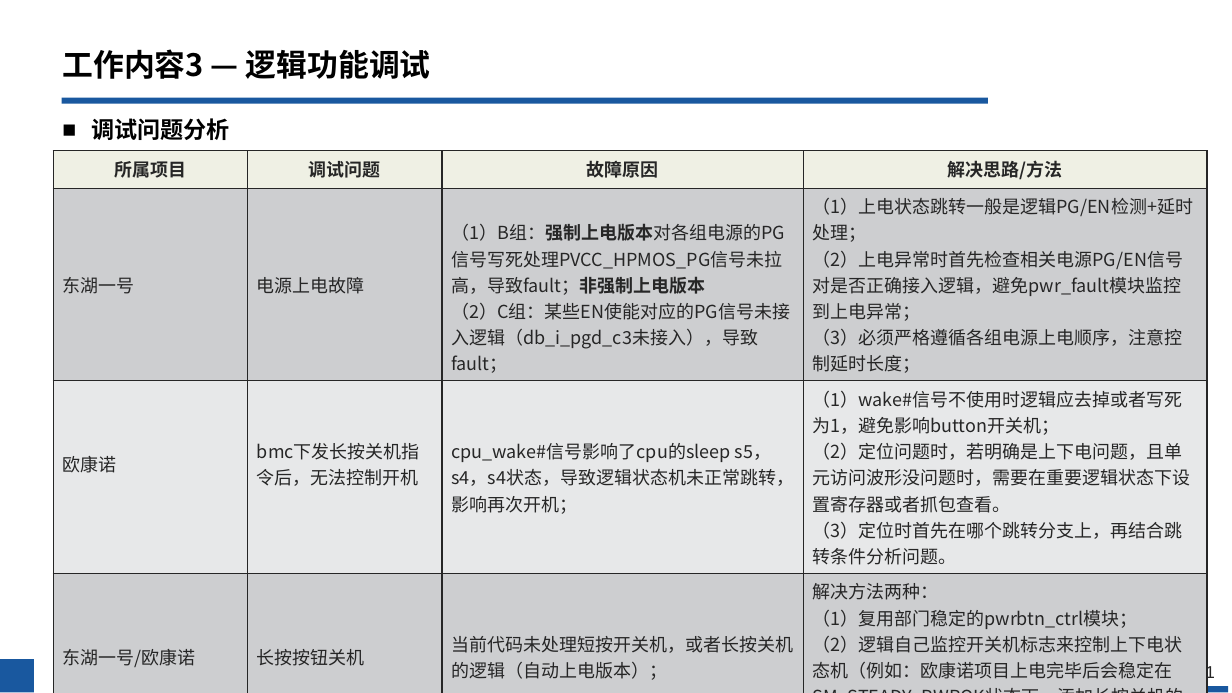
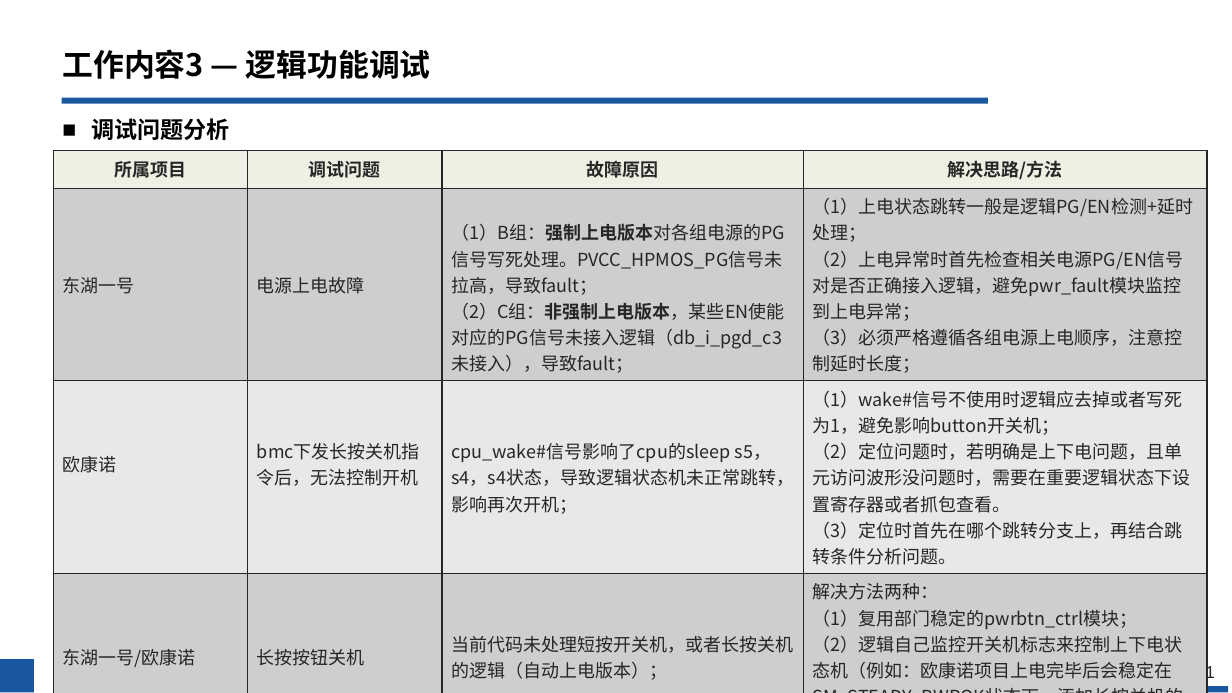
Before and after one commit to hahada-998/Tieta_code, a slide deck: slide 11 of 转正申请与总结-祝明杰.pptx. Drawn at 1232x693 pixels with LibreOffice and Linux fonts; fonts in the diff are those of the drawing; background and template pictures are left out. Boxes give left, top, right and bottom in pixels: in the first picture for what was removed or moved away, otherwise in the second. Text is boxed around its words. In the diff, an @@ line names an element or a change of style, - is before the commit and + after.

```diff
--- a/转正申请与总结-祝明杰.pptx
+++ b/转正申请与总结-祝明杰.pptx
@@ table at (54,151,1207,684) @@
-row 2, column 3: （1）B组：强制上电版本对各组电源的PG信号写死处理PVCC_HPMOS_PG信号未拉高，导致fault；非强制上电版本 / （2）C组：某些EN使能对应的PG信号未接入逻辑（db_i_pgd_c3未接入），导致fault；
+row 2, column 3: （1）B组：强制上电版本对各组电源的PG信号写死处理。PVCC_HPMOS_PG信号未拉高，导致fault； / （2）C组：非强制上电版本，某些EN使能对应的PG信号未接入逻辑（db_i_pgd_c3未接入），导致fault；
```
Also in this commit, not shown: 1 other slide changed, 2 other files.
